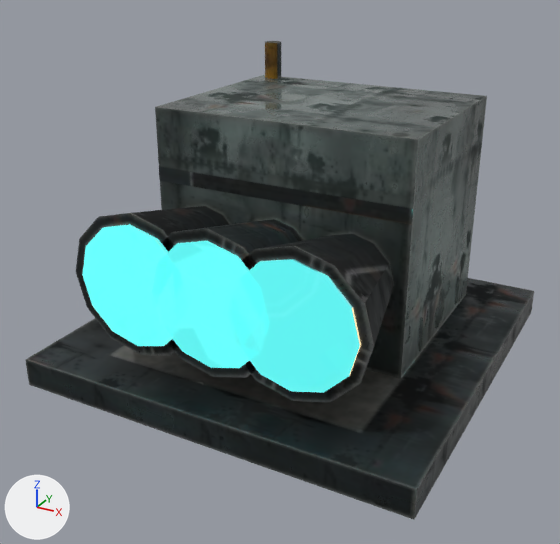
A saved change to the glTF model game/world/models/epstein_drive.glb.
The view is the same before and after, from a camera (50 mm lens) standing at (0.705, -1.383, 0.863) and looking at (-0.017, -0.071, 0.207). Every picture has the same lights, and +X, +Y and +Z are marked at lower left. The picture after the commit comes second. Vertices at exactly the same position are counted once.

In view in the first picture: 'te_epstein_drive'.
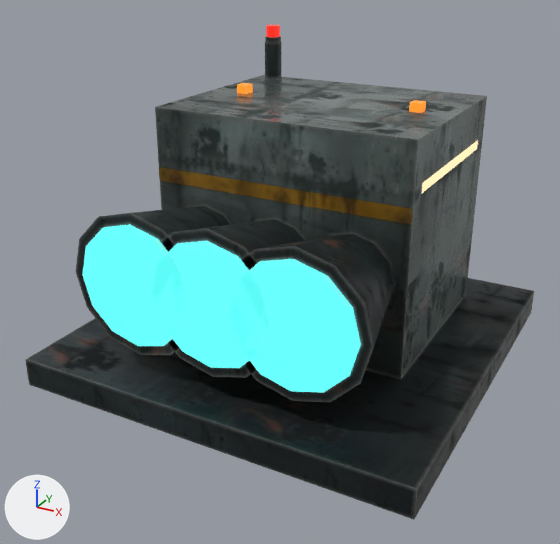
Location of each change, [x1, y1, x2, y2] in pixels of the pictures (560 x 544 px):
'te_epstein_drive', reshaped: before [25, 41, 534, 519]; after [25, 25, 534, 519]
part 1 of me_te_epstein_drive, added: after [265, 37, 281, 43]
part 2 of me_te_epstein_drive, added: after [266, 25, 280, 37]
part 3 of me_te_epstein_drive, added: after [237, 83, 253, 94]
part 4 of me_te_epstein_drive, added: after [409, 100, 426, 113]
part 5 of me_te_epstein_drive, added (beige): after [422, 140, 478, 193]
part 6 of me_te_epstein_drive, surface changed: [34, 42, 534, 499] in both

What changed in the scene script:
```text
Change me_te_epstein_drive:
    used by ob_te_epstein_drive; location = (0.0, 0.0, 0.0)
    verts and faces of me_te_epstein_drive; kept vertices keep their numbers, new ones are numbered from 176
    remove me_te_epstein_drive.from_pydata(...)  # 176 vertices, 310 faces; spans x -0.42..0.42, y -0.42..0.42, z 0.0..0.62
    add me_te_epstein_drive.from_pydata(...)  # 220 vertices, 376 faces; spans x -0.42..0.42, y -0.42..0.42, z 0.0..0.658
    me_te_epstein_drive part 1: a new loose piece, a 6-sided cylinder along z spanning x -0.256..-0.224, y 0.282..0.318, z 0.62..0.632, in mat_te_epstein_drive
    me_te_epstein_drive part 2: a new loose piece, a 6-sided cylinder along z spanning x -0.254..-0.226, y 0.284..0.316, z 0.632..0.658, in mat_te_epstein_drive
    me_te_epstein_drive part 3: a new loose piece, a box spanning x -0.213..-0.188, y 0.087..0.113, z 0.536..0.554, in mat_te_epstein_drive
    me_te_epstein_drive part 4: a new loose piece, a box spanning x 0.188..0.213, y 0.087..0.113, z 0.536..0.554, in mat_te_epstein_drive
    me_te_epstein_drive part 5
    add verts[176] = (0.281, -0.08, 0.428)  # pixel (421, 193)
    add verts[177] = (0.281, 0.28, 0.428)  # pixel (477, 148)
    add verts[178] = (0.281, 0.28, 0.448)  # pixel (478, 139)
    add verts[179] = (0.281, -0.08, 0.448)  # pixel (422, 182)
    add faces += [(176, 177, 178), (176, 178, 179)]
    me_te_epstein_drive part 6: 255 kept faces spanning x -0.42..0.42, y -0.42..0.42, z 0.0..0.62 get new texture (UV) coordinates
```
